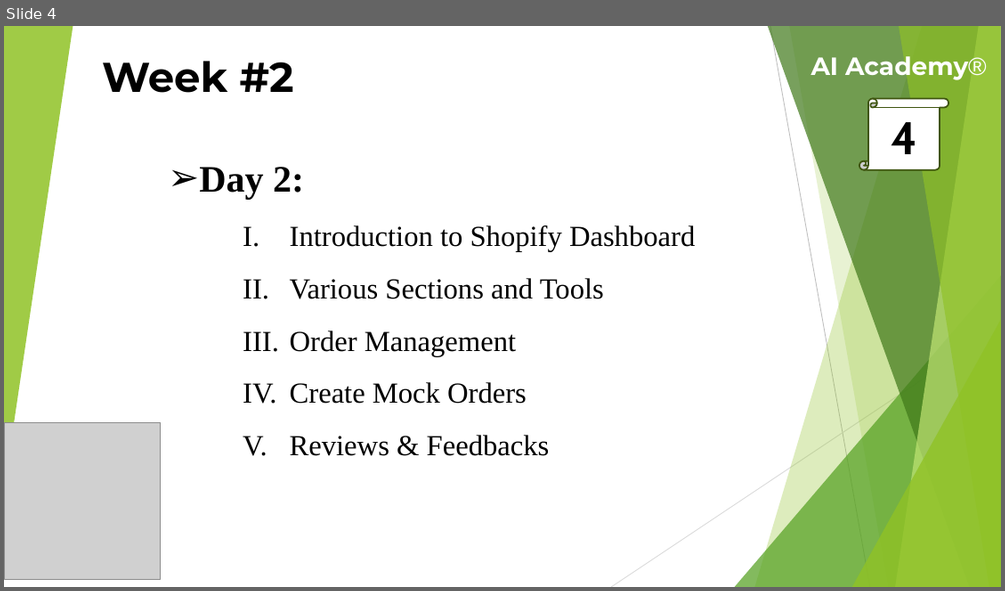
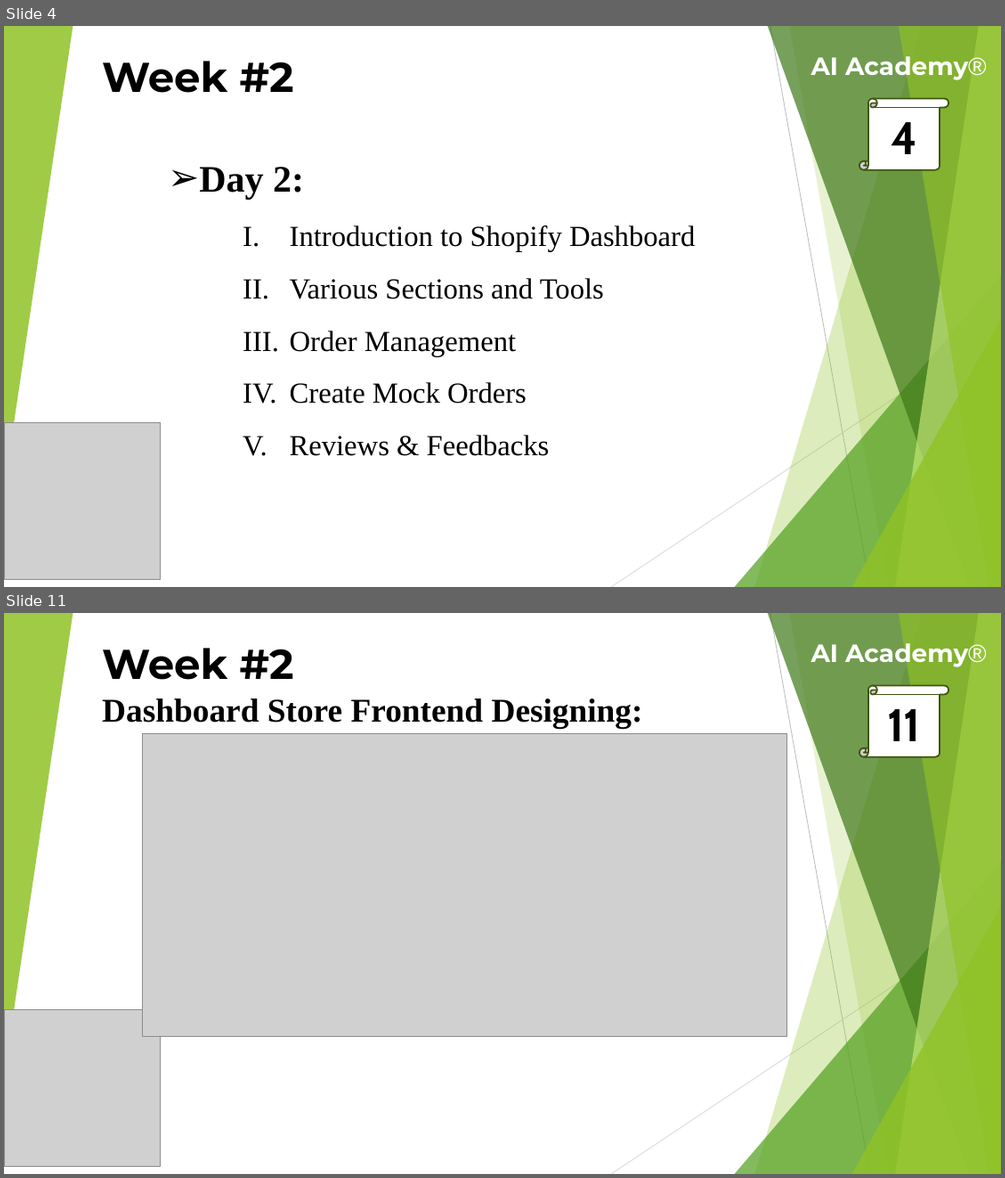
Before and after one commit to theaamirlatif/AI-Academy, a slide deck: eCommerce/Lectures/4th Week Lecture.pptx. Shown one above the other, each under a label of ours: slide 4 before the commit, slides 4 and 11 after it; the slides between them are not shown. The pictures are 1005x591 and 1005x1178 pixels, drawn with LibreOffice and Linux fonts; fonts in the diff are those of the drawing; grey boxes stand for pictures. Boxes give left, top, right and bottom in pixels: in the first picture for what was removed or moved away, otherwise in the second. Text is boxed around its words. In the diff, an @@ line names an element or a change of style, - is before the commit and + after.

```diff
--- a/eCommerce/Lectures/4th Week Lecture.pptx
+++ b/eCommerce/Lectures/4th Week Lecture.pptx
@@ slide 11 added at (x1=4, y1=613, x2=1001, y2=1174), background #FFFFFF; not listed: 10 template elements that a slide beside it also shows @@
@@ text added at (x1=102, y1=648, x2=294, y2=680), 40 pt, text #000000, bold @@
+Week #2
@@ text added at (x1=811, y1=643, x2=987, y2=667), 24 pt, text #FFFFFF, bold @@
+AI Academy®
@@ vertical scroll added at (x1=859, y1=686, x2=948, y2=757), fill #FFFFFF, outline #3F5511 1.5 pt, 44 pt, text #000000, bold @@
+11
@@ text added at (x1=102, y1=698, x2=643, y2=729), 32 pt, text #000000, bold @@
+Dashboard Store Frontend Designing:
@@ picture added at (x1=142, y1=733, x2=786, y2=1037) @@
@@ picture added at (x1=4, y1=1009, x2=161, y2=1166) @@
```
Also in this commit, not shown: 3 slides changed, 8 other slides added.
